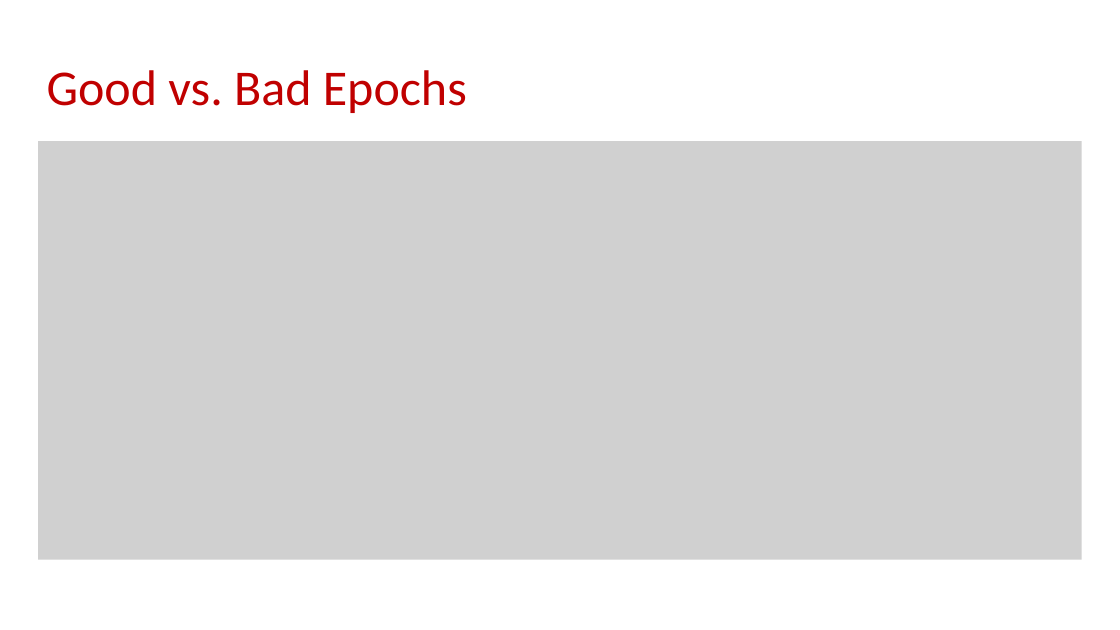
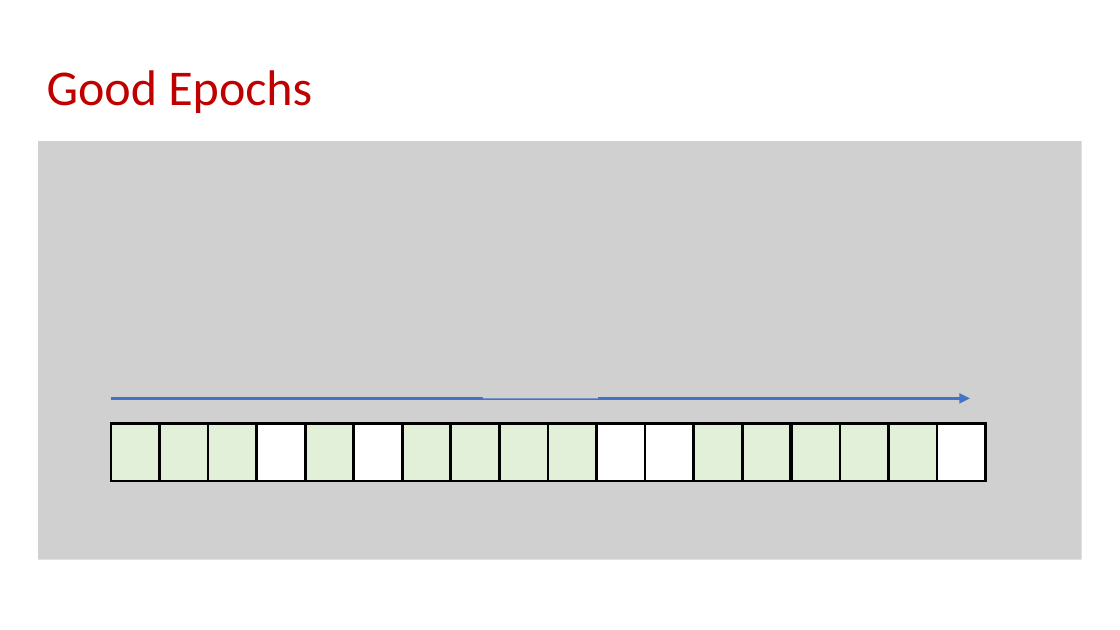
Before and after one commit to samsonzhou/samsonzhou.github.io, a slide deck: slide 19 of other-talks/SODA 2026.pptx (slide 20 before the commit). Drawn at 1120x630 pixels with LibreOffice and Linux fonts; fonts in the diff are those of the drawing; grey boxes stand for pictures. Boxes give left, top, right and bottom in pixels: in the first picture for what was removed or moved away, otherwise in the second. Text is boxed around its words. In the diff, an @@ line names an element or a change of style, - is before the commit and + after.

```diff
--- a/other-talks/SODA 2026.pptx
+++ b/other-talks/SODA 2026.pptx
@@ text at [47, 70, 312, 113]: text changed @@
-Good vs. Bad Epochs
+Good Epochs
@@ picture added at [483, 344, 598, 398] @@
@@ arrow added from (111, 398) to (970, 398), #4472C4 3 pt @@
@@ rectangle added at [111, 423, 160, 481], fill #E2F0D9, outline #000000 2.25 pt @@
@@ rectangle added at [160, 423, 208, 481], fill #E2F0D9, outline #000000 2.25 pt @@
@@ rectangle added at [208, 423, 257, 481], fill #E2F0D9, outline #000000 2.25 pt @@
@@ rectangle added at [256, 423, 305, 481], fill #FFFFFF, outline #000000 2.25 pt @@
@@ rectangle added at [305, 423, 354, 481], fill #E2F0D9, outline #000000 2.25 pt @@
@@ rectangle added at [354, 423, 402, 481], fill #FFFFFF, outline #000000 2.25 pt @@
@@ rectangle added at [402, 423, 451, 481], fill #E2F0D9, outline #000000 2.25 pt @@
@@ rectangle added at [451, 423, 500, 481], fill #E2F0D9, outline #000000 2.25 pt @@
@@ rectangle added at [499, 423, 548, 481], fill #E2F0D9, outline #000000 2.25 pt @@
@@ rectangle added at [548, 423, 597, 481], fill #E2F0D9, outline #000000 2.25 pt @@
@@ rectangle added at [597, 423, 645, 481], fill #FFFFFF, outline #000000 2.25 pt @@
@@ rectangle added at [645, 423, 694, 481], fill #FFFFFF, outline #000000 2.25 pt @@
@@ rectangle added at [694, 423, 743, 481], fill #E2F0D9, outline #000000 2.25 pt @@
@@ rectangle added at [743, 423, 791, 481], fill #E2F0D9, outline #000000 2.25 pt @@
@@ rectangle added at [791, 423, 840, 481], fill #E2F0D9, outline #000000 2.25 pt @@
@@ rectangle added at [840, 423, 889, 481], fill #E2F0D9, outline #000000 2.25 pt @@
@@ rectangle added at [889, 423, 938, 481], fill #E2F0D9, outline #000000 2.25 pt @@
@@ rectangle added at [938, 423, 986, 481], fill #FFFFFF, outline #000000 2.25 pt @@
```
Also in this commit, not shown: 4 other slides changed, 2 slides added, 1 slide removed.
